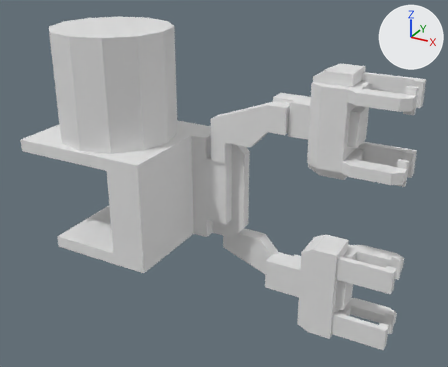
The OBJ model art/3D_Env/3D_Assets/3D_Models/Env_Models/2_Panopticon/CellCranePrt.01.obj: old version first, new version second.
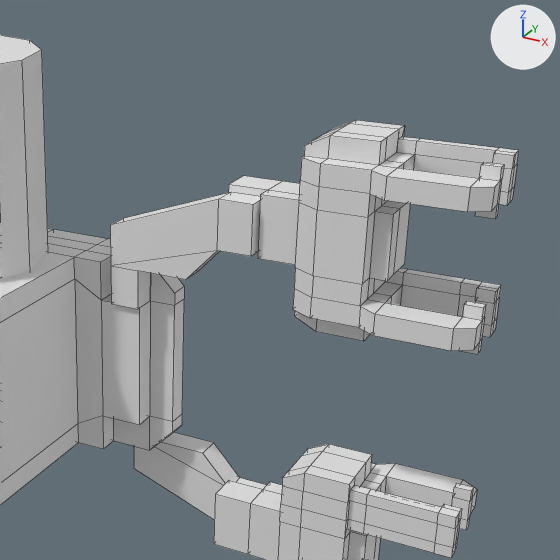
Old and new are each drawn whole from a 50 mm lens placed at (2.91, -11.92, 6.03), pointed at (-3.26, -0.69, 0.42) and again close up on the part from 34% to 100% of the width and 0% to 81% of the height. Every picture has the same lights, and +X, +Y and +Z are marked at upper right. The older version's two pictures come first. The close-ups show mesh edges as thin lines. Where no turn or scale is listed for an object, it has been applied to the vertices. Vertices at exactly the same position are counted once.

The older version as bpy lines, for what is in view:
```python
me_cellcraneprt_01 = bpy.data.meshes.new('CellCranePrt.01')
me_cellcraneprt_01.from_pydata(...)  # 655 vertices, 636 faces; spans x -7.55..0.62, y -2.47..0.78, z -3.08..3.73
ob_cellcraneprt_01 = bpy.data.objects.new('CellCranePrt.01', me_cellcraneprt_01)
ob_cellcraneprt_01.location = (0.0, 0.0, 0.0)
```
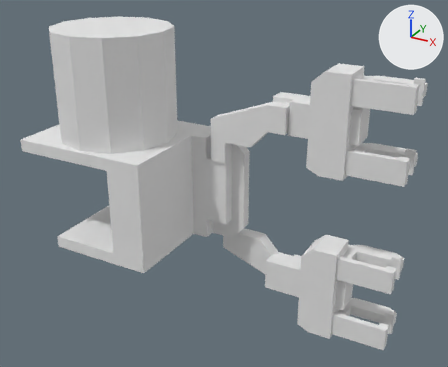
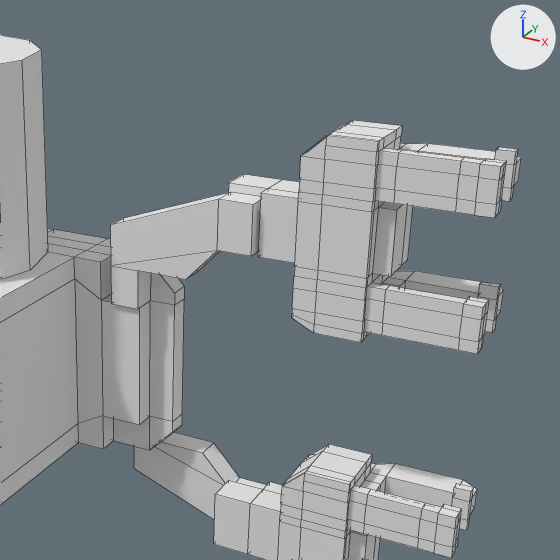
Patch to the scene script:
```diff
--- a/art/3D_Env/3D_Assets/3D_Models/Env_Models/2_Panopticon/CellCranePrt.01.obj.py
+++ b/art/3D_Env/3D_Assets/3D_Models/Env_Models/2_Panopticon/CellCranePrt.01.obj.py
@@ mat_m_metalinterface @@
+mat_m_metalinterface = principled_material('M_MetalInterface')
+mat_m_metalinterface.base_color = (0.8, 0.8, 0.8)  # white #e7e7e7
+mat_m_metalinterface.roughness = 1.0
@@ me_cellcraneprt_01 @@
 # used by ob_cellcraneprt_01; location = (0.0, 0.0, 0.0)
-me_cellcraneprt_01.from_pydata(...)  # 655 vertices, 636 faces; spans x -7.55..0.62, y -2.47..0.78, z -3.08..3.73
+me_cellcraneprt_01.from_pydata(...)  # 750 vertices, 735 faces; spans x -7.55..0.62, y -2.47..0.78, z -3.08..3.73
+# me_cellcraneprt_01 part 1: the loose piece of 250 vertices spanning x -2.39..0.62, y -0.68..0.51, z 0.91..3.13 is rebuilt with 300 vertices and now spans x -2.39..0.62, y -0.4..0.78, z 0.92..3.14, in mat_m_metalinterface (white #e7e7e7)
+# me_cellcraneprt_01 part 2
+# 3 vertices are removed from x -3.39, y -0.1..0.16, z -1.28..1.28
+# 12 faces are deleted
+# 12 vertices in x -7.23..-4.5, y -2.39..0.34, z 1.0 move by (0.0, 0.0, 0.28)
+# 11 new faces join them
+# me_cellcraneprt_01 part 3
+# 12 vertices are removed from x -1.44..0.22, y -0.4..0.42, z -2.97..-0.99
+# 82 faces are deleted
+# 17 new vertices lie (0.0, 0.0, 0.11) away from vertices in x -1.44..-0.62, y -0.4..0.64, z -3.08..-1.6
+# 16 new vertices lie (0.0, 0.0, 0.14) away from vertices in x -1.44..-0.62, y -0.4..0.64, z -2.59..-1.1
+# 14 new vertices lie (0.0, 0.06, 0.0) away from vertices in x -1.44..-0.62, y -0.4, z -3.08..-0.86
+# 8 new vertices lie (0.64, 0.0, 0.0) away from vertices in x -0.42, y -0.34..-0.2, z -1.49..-0.96
+# 5 new vertices lie (0.0, 0.0, 0.04) away from vertices in x -1.44, y -0.4..0.42, z -2.94
+# 132 new faces join them
+me_cellcraneprt_01.materials.append(mat_m_metalinterface)  # white #e7e7e7
```

Pixel boxes [x1, y1, x2, y2] of what changed, in the close-ups (560 x 560 px; the box of a moved part takes in the faces that stretch with it):
'CellCranePrt.01', reshaped: before [0, 35, 519, 560]; after [0, 35, 521, 560]
part 1 of me_cellcraneprt_01, rebuilt: before [228, 120, 519, 354]; after [228, 120, 521, 354]
part 2 of me_cellcraneprt_01, moved or reshaped: [0, 50, 184, 305] in both
part 3 of me_cellcraneprt_01, cut back: before [280, 444, 442, 560]; after [280, 445, 442, 560]
